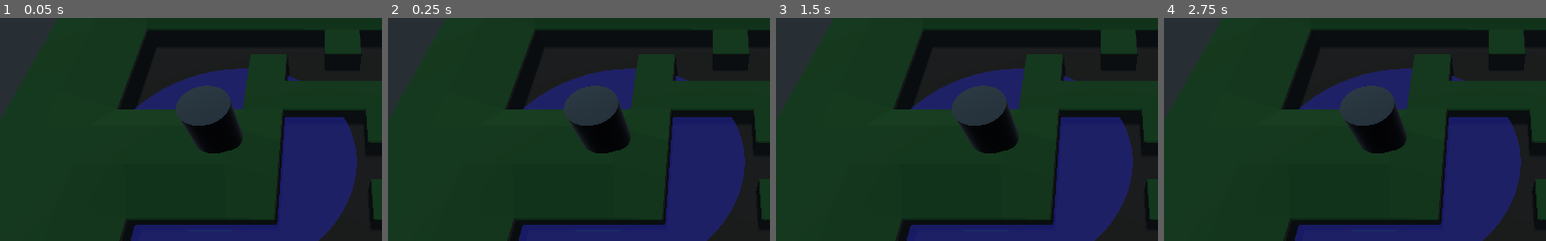
Above: before the commit, frames 1-4 (left to right).
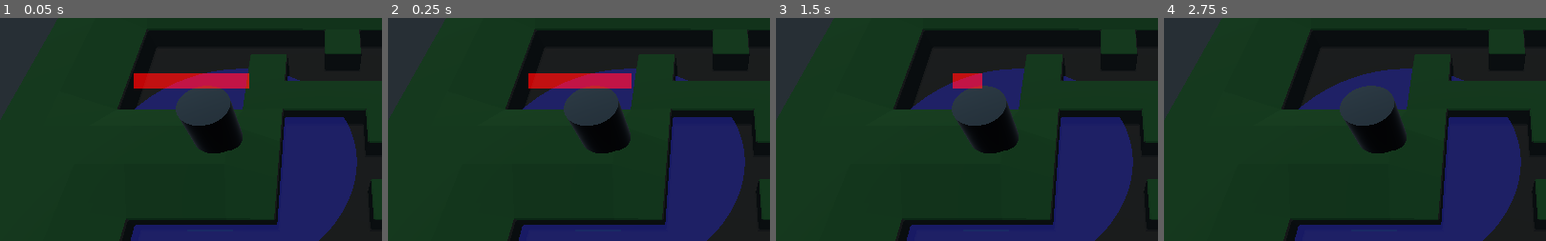
Above: after the commit, the same moments.

Repository: rubenMiller/rwu-spieleentwicklung-project
Game: Godot game, scene res://levels/pathfinding.tscn
Two runs of this game, one before a commit and one after it. Both use one fixed random seed, a clock stepped at 60 frames per second and the inputs below.
Inputs (mouse positions are % of the whole screen's width and height, from its top left):
- Up to frame 1 (0.05 s): no input
- Up to frame 2 (0.25 s): no input
- Up to frame 3 (1.5 s): tap Enter (ui_accept) at 0.5, 0.77, 1.25 s; move the mouse to (72, 45) at 0.52 s; press the mouse at (72, 45) at 0.53 s; move the mouse to (30, 55) at 1.27 s; release the mouse at (30, 55) at 1.28 s; click (30, 55) at 1.35 s
- Up to frame 4 (2.75 s): tap Enter (ui_accept) at 1.52, 2 s; move the mouse to (60, 28) at 2.02 s; press the mouse at (60, 28) at 2.03 s
The pictures show only the part of the screen within x 8-58%, y 0-50%; the shares and areas given below are measured in that part.

The runs differ from the first frame. In frame 1, 2.1% of the frame differs, in the area x 35-66%, y 24-32%; in frame 2, 1.8%; in frame 3, 0.5%; in frame 4, nothing differs.

Commit message:
scuffed_reloadBar

Diff:
--- /dev/null
+++ b/godot-files/Components/AttackComponent.gd
@@ -0,0 +1,6 @@
+extends Node
+
+export var fire_rate = 1
+export var damage = 1
+
+func _process(delta: float) -> void:
--- /dev/null
+++ b/godot-files/Components/AttackComponent.tscn
@@ -0,0 +1,6 @@
+[gd_scene load_steps=2 format=2]
+
+[ext_resource path="res://Components/AttackComponent.gd" type="Script" id=1]
+
+[node name="AttackComponent" type="Node"]
+script = ExtResource( 1 )
--- a/godot-files/enemies/Enemy-Tower.gd
+++ b/godot-files/enemies/Enemy-Tower.gd
@@ -3,6 +3,8 @@
 
 var recharge_time = 2 # is 2 seconds
 var elapsed_time = 0
+#onready var timer = get_node(Timer);
+onready var health_bar = $Sprite3D
 var ready_to_shoot: bool = false
 export (NodePath) var troop1Path
 onready var troop1Node = get_node(troop1Path)
@@ -20,6 +22,7 @@
 func _process(delta):
 	if ready_to_shoot == false:
 		elapsed_time += delta
+		health_bar.scale.x = (2 - elapsed_time) /2
 		if elapsed_time >= recharge_time:
 			print("Relad successfull!")
 			ready_to_shoot = true
--- a/godot-files/enemies/Enemy-Tower.tscn
+++ b/godot-files/enemies/Enemy-Tower.tscn
@@ -41,6 +41,14 @@
 height = 8.0
 radius = 2.0
 
+[sub_resource type="Gradient" id=15]
+offsets = PoolRealArray( 0 )
+colors = PoolColorArray( 1, 0, 0, 0.537255 )
+
+[sub_resource type="GradientTexture" id=14]
+gradient = SubResource( 15 )
+width = 8
+
 [node name="TowerKinematicBody" type="Spatial"]
 script = ExtResource( 2 )
 
@@ -71,7 +79,18 @@
 [node name="CollisionShape" type="CollisionShape" parent="SelectionArea"]
 shape = SubResource( 12 )
 
+[node name="Timer" type="Timer" parent="."]
+wait_time = 2.0
+autostart = true
+
+[node name="Sprite3D" type="Sprite3D" parent="."]
+transform = Transform( 1, 0, 0, 0, 1, 0, 0, 0, 1, 0, 6, 0 )
+pixel_size = 1.0
+billboard = 1
+texture = SubResource( 14 )
+
 [connection signal="area_entered" from="radius" to="." method="_on_radius_area_entered"]
 [connection signal="area_exited" from="radius" to="." method="_on_radius_area_exited"]
 [connection signal="body_entered" from="radius" to="." method="_on_radius_body_entered"]
 [connection signal="body_exited" from="radius" to="." method="_on_radius_body_exited"]
+[connection signal="timeout" from="Timer" to="." method="_on_Timer_timeout"]
Not shown: 1 places in godot-files/enemies/Enemy-Tower.tscn that only renumber resources
